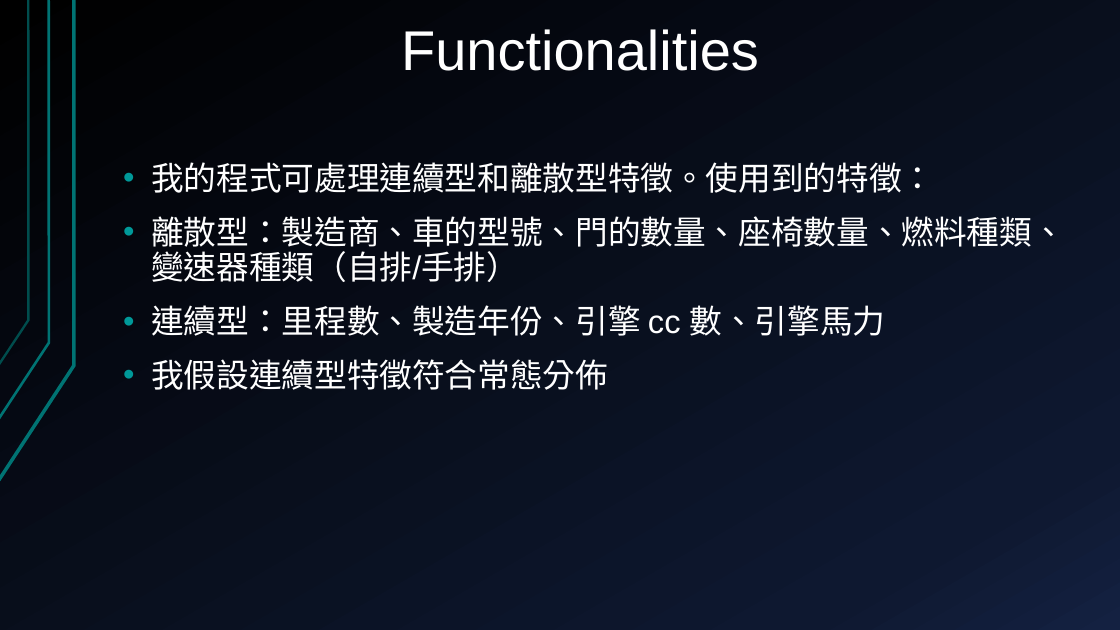
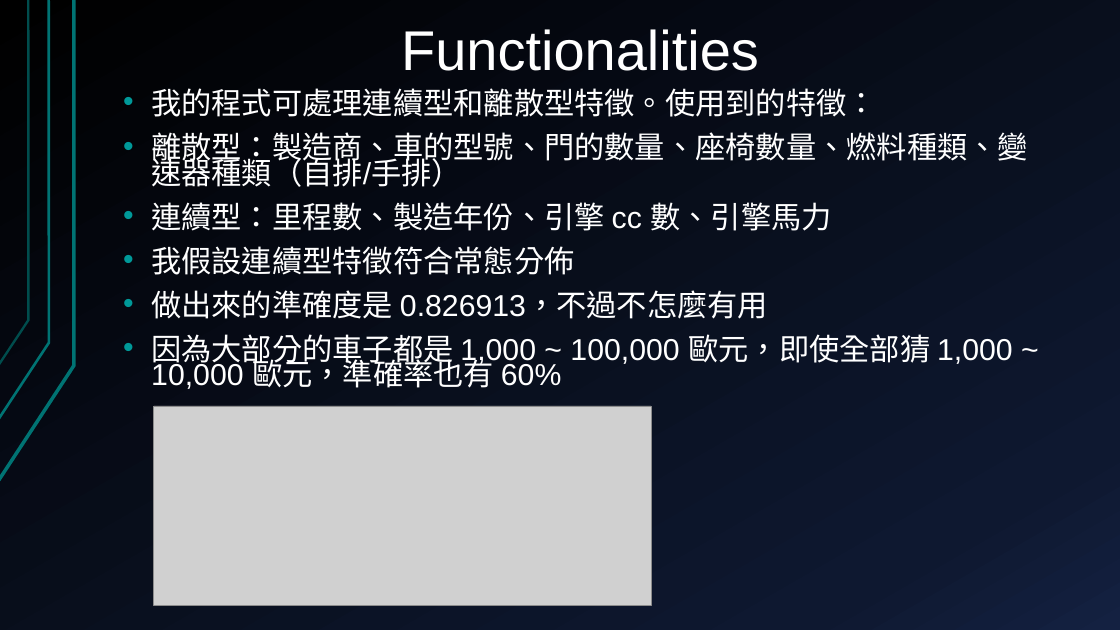
Before and after one commit to Alfons0329/Machine_Learning_Fall_2017, a slide deck: slide 28 of Final_proj/Presentation.pptx (slide 27 before the commit). Drawn at 1120x630 pixels with LibreOffice and Linux fonts; fonts in the diff are those of the drawing; grey boxes stand for pictures. Boxes give left, top, right and bottom in pixels: in the first picture for what was removed or moved away, otherwise in the second. Text is boxed around its words. In the diff, an @@ line names an element or a change of style, - is before the commit and + after.

```diff
--- a/Final_proj/Presentation.pptx
+++ b/Final_proj/Presentation.pptx
@@ text "我的程式可處理連續型和離散型特徵。使用到的特徵：": place and size @@
-text "我的程式可處理連續型和離散型特徵。使用到的特徵：" at <box>151,162,1065,390</box>
+text "我的程式可處理連續型和離散型特徵。使用到的特徵：" at <box>151,88,1028,389</box>
@@ text at <box>151,88,1028,275</box>: size 28 to 25.9 pt in "我的程式可處理連續型和離散型特徵。使用到的特徵：", "離散型：製造商、車的型號、門的數量、座椅數量、燃料種類、變速器種類（自排/手排）", "連續型：里程數、製造年份、引擎 cc 數、引擎馬力", "我假設連續型特徵符合常態分佈"; line spacing 0.9 to 0.7 @@
@@ text at <box>151,290,1013,389</box>: paragraphs added @@
+• 做出來的準確度是 0.826913，不過不怎麼有用
+• 因為大部分的車子都是 1,000 ~ 100,000 歐元，即使全部猜 1,000 ~ 10,000 歐元，準確率也有 60%
@@ picture added at <box>154,406,651,606</box> @@
```
Also in this commit, not shown: 1 slide added.
